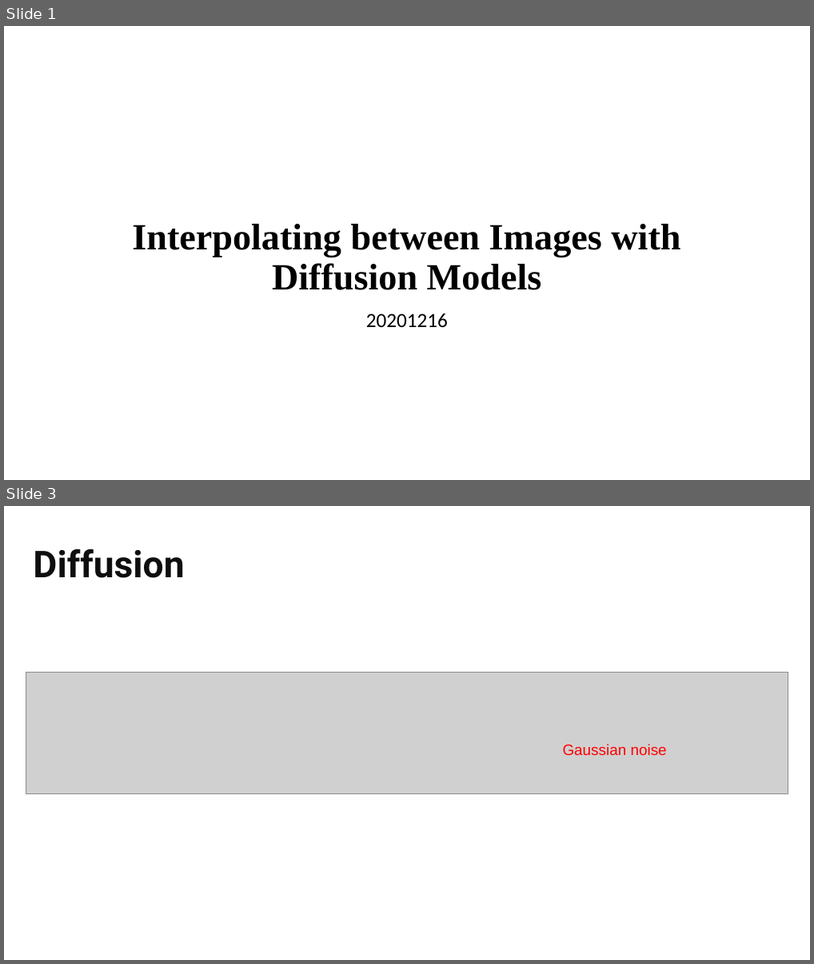
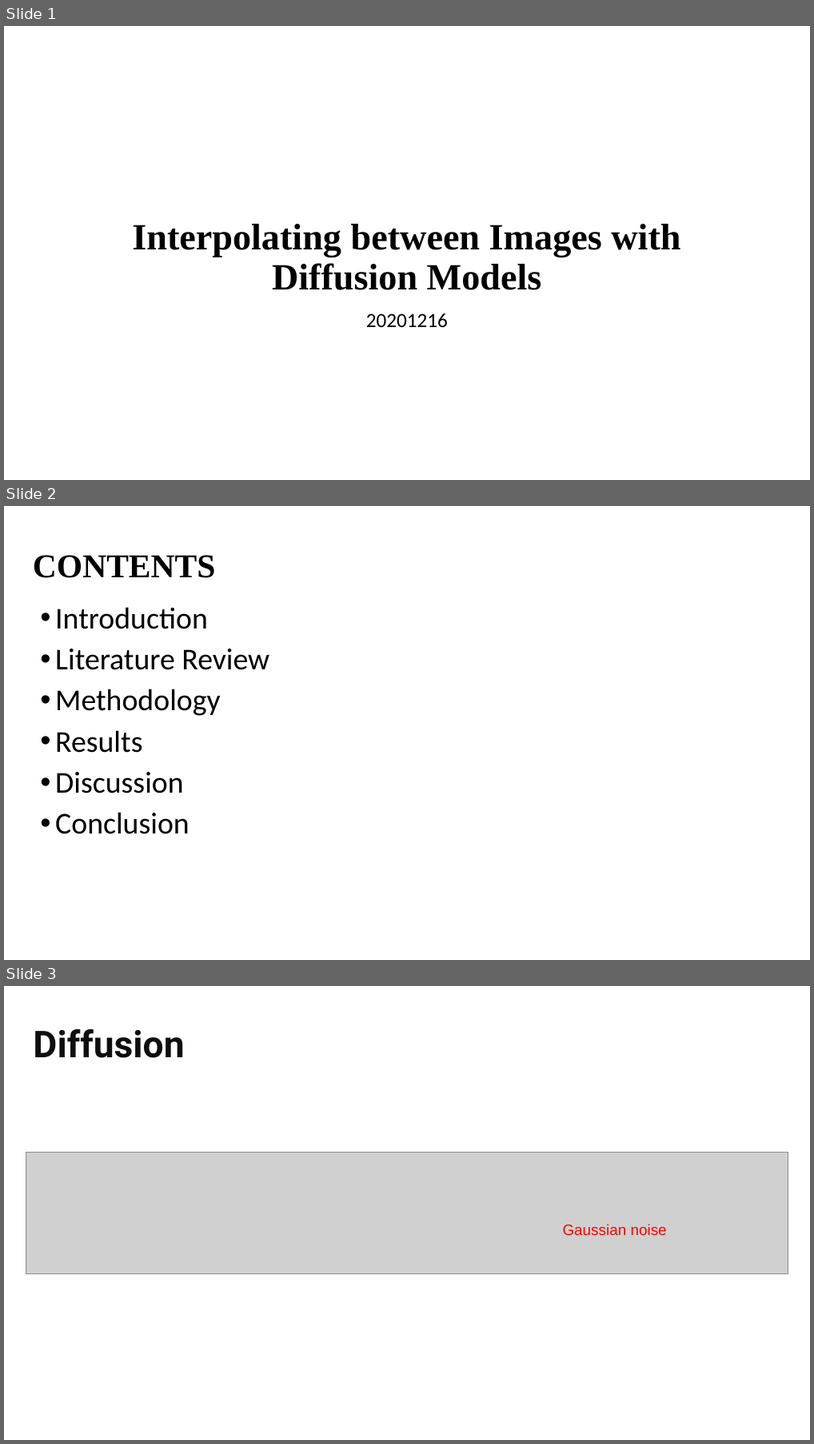
Before and after one commit to jasonfghx/lilicoco, a slide deck: diffusion書報/DDPM.pptx. Shown one above the other, each under a label of ours: slides 1 and 3 before the commit, slides 1, 2 and 3 after it; the slides between them are not shown. The pictures are 814x964 and 814x1444 pixels, drawn with LibreOffice and Linux fonts; fonts in the diff are those of the drawing; grey boxes stand for pictures. Boxes give left, top, right and bottom in pixels: in the first picture for what was removed or moved away, otherwise in the second. Text is boxed around its words. In the diff, an @@ line names an element or a change of style, - is before the commit and + after.

```diff
--- a/diffusion書報/DDPM.pptx
+++ b/diffusion書報/DDPM.pptx
@@ slide 2 added at box(4, 506, 810, 960), background #FFFFFF @@
@@ title added at box(33, 555, 216, 578), 39.6 pt, text #000000, bold @@
+CONTENTS
@@ text added at box(55, 607, 270, 834), 36 pt, text #000000 @@
+• Introduction
+• Literature Review
+• Methodology
+• Results
+• Discussion
+• Conclusion
```
Also in this commit, not shown: 1 slide removed.
